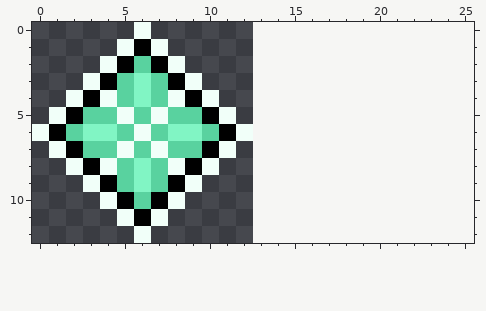
Two states of a pixel-art sprite, Assets/4_Images/Item.png. The picture above is the old version.
The file is 13x13 pixels. The old version is drawn lined up with the new one, on the new canvas.
The result:
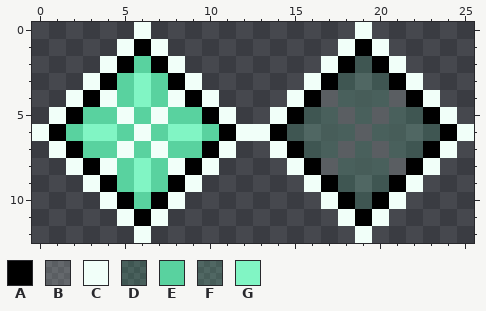
Palette (. is transparent): A #000000  B #f1fff92d  C #f1fff9  D #59d29f2d  E #59d29f  F #81f5c42d  G #81f5c4
The edit:
canvas 13x13 -> 26x13
Changed rows in their new state; - is an unchanged pixel.
first column x 13:
 0 ------C------
 1 -----CAC-----
 2 ----CADAC----
 3 ---CADFDAC---
 4 --CABDFDBAC--
 5 -CADDBDBDDAC-
 6 CADFFDBDFFDAC
 7 -CADDBDBDDAC-
 8 --CABDFDBAC--
 9 ---CADFDAC---
10 ----CADAC----
11 -----CAC-----
12 ------C------
Pixel boxes of the changes (left, top, right, bottom) in both pictures:
added: (253, 22, 474, 243)
